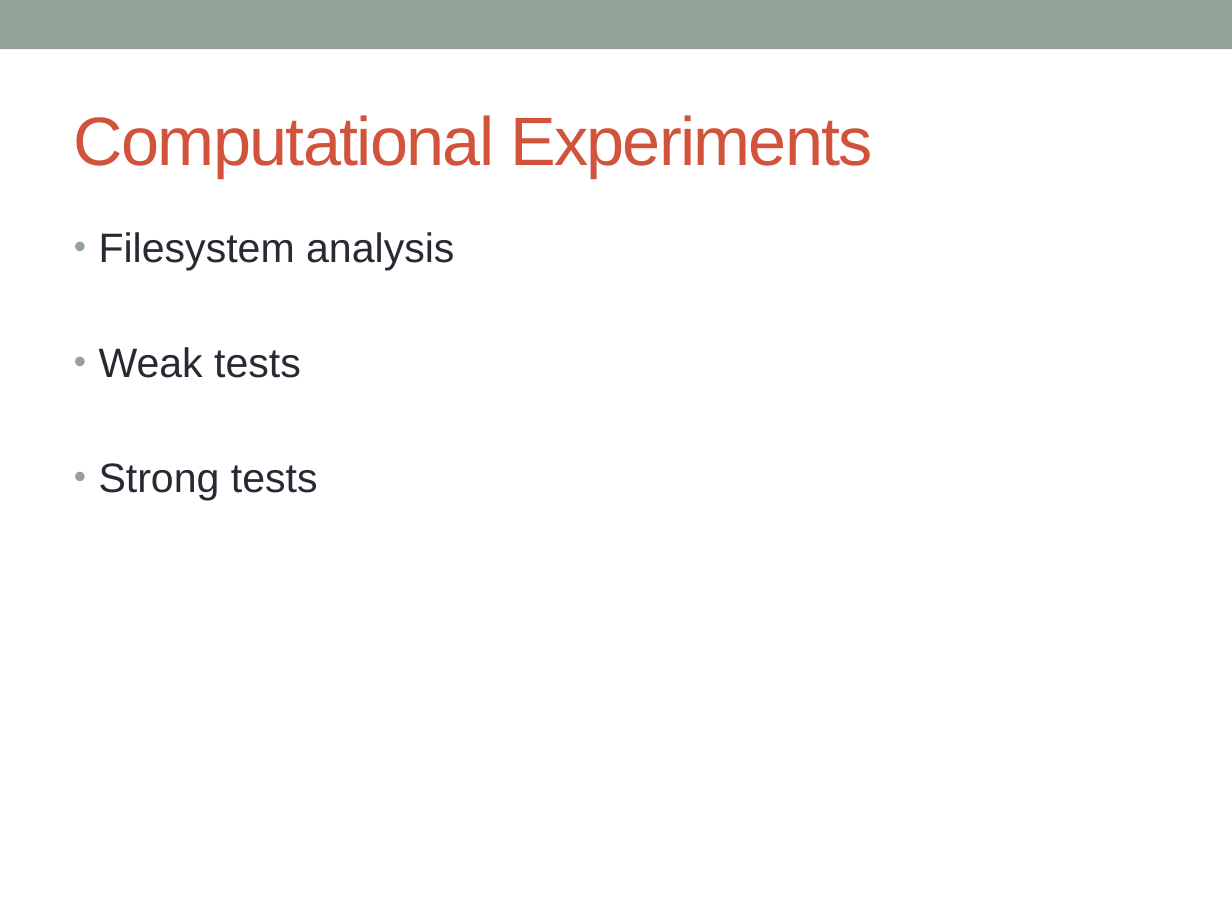
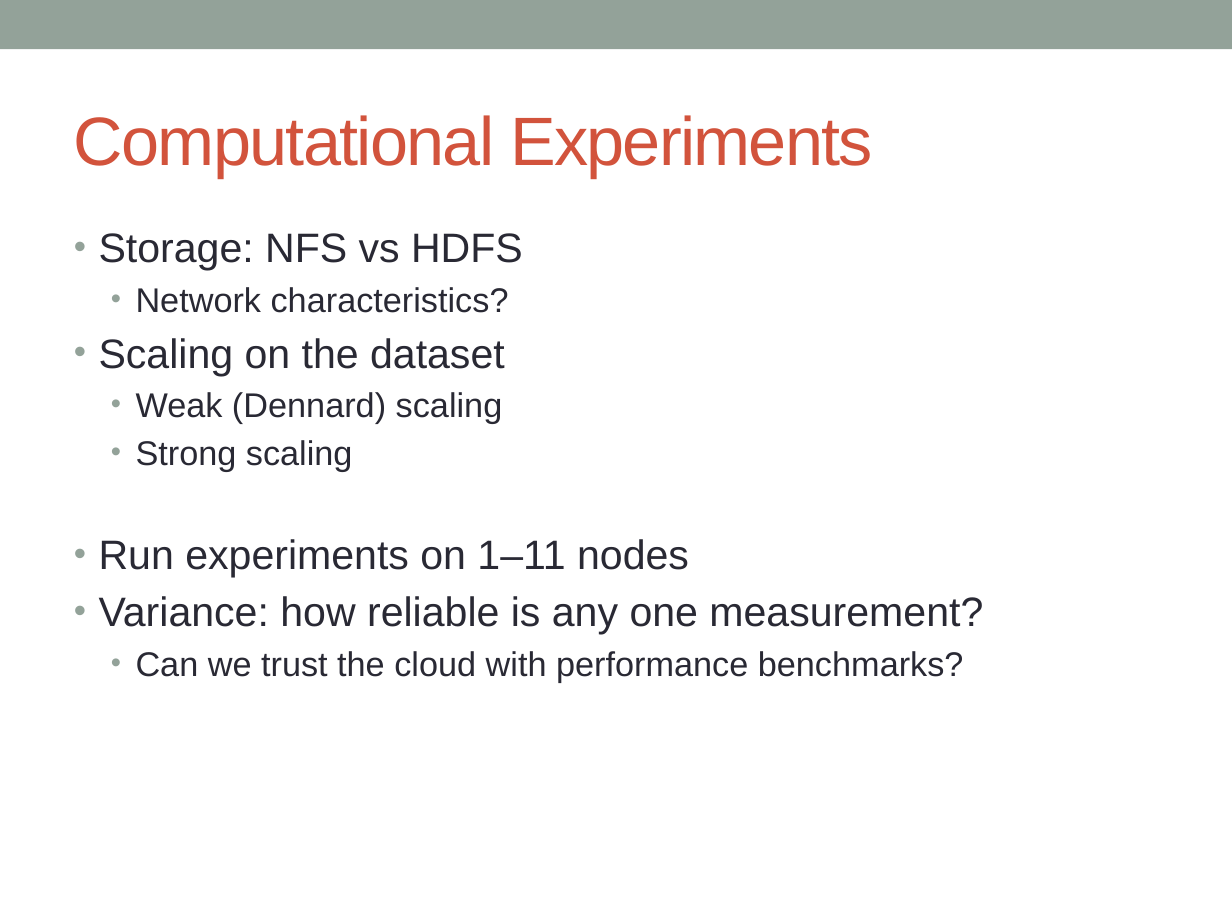
Before and after one commit to ldsa-project-g2/passwords, a slide deck: slide 4 of presentation/group_presentation.pptx (slide 5 before the commit). Drawn at 1232x924 pixels with LibreOffice and Linux fonts; fonts in the diff are those of the drawing. Boxes give left, top, right and bottom in pixels: in the first picture for what was removed or moved away, otherwise in the second. Text is boxed around its words. In the diff, an @@ line names an element or a change of style, - is before the commit and + after.

```diff
--- a/presentation/group_presentation.pptx
+++ b/presentation/group_presentation.pptx
@@ text at (99,233,983,682): text changed @@
-• Filesystem analysis
-• Weak tests
-• Strong tests
+• Storage: NFS vs HDFS
+  • Network characteristics?
+• Scaling on the dataset
+  • Weak (Dennard) scaling
+  • Strong scaling
+• Run experiments on 1–11 nodes
+• Variance: how reliable is any one measurement?
+  • Can we trust the cloud with performance benchmarks?
```
Also in this commit, not shown: 2 other slides changed, 2 slides added, 2 slides removed.
